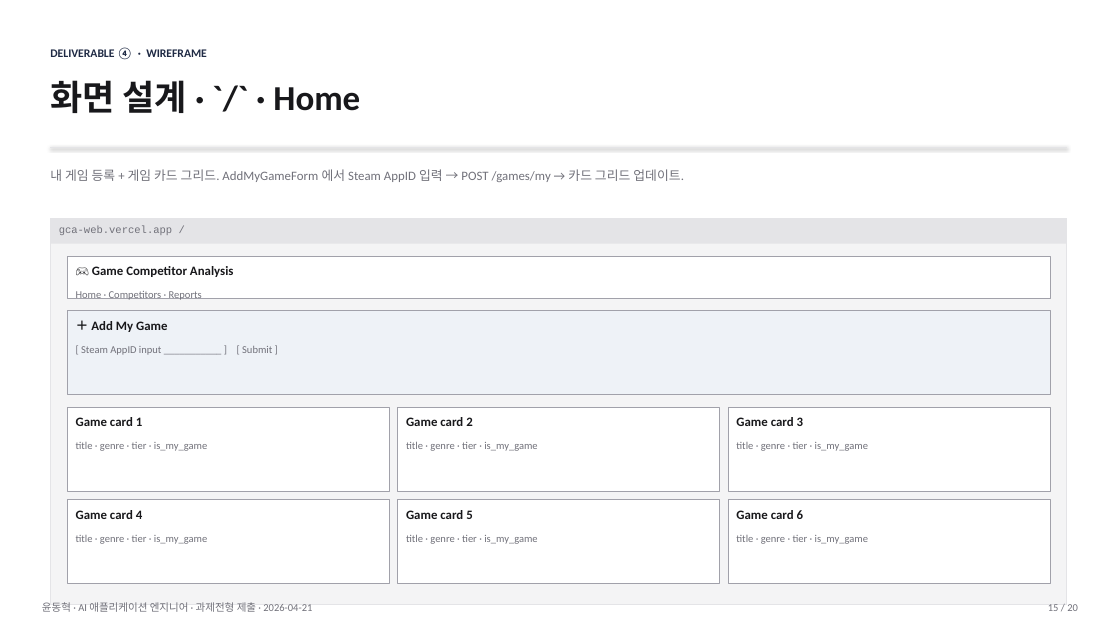
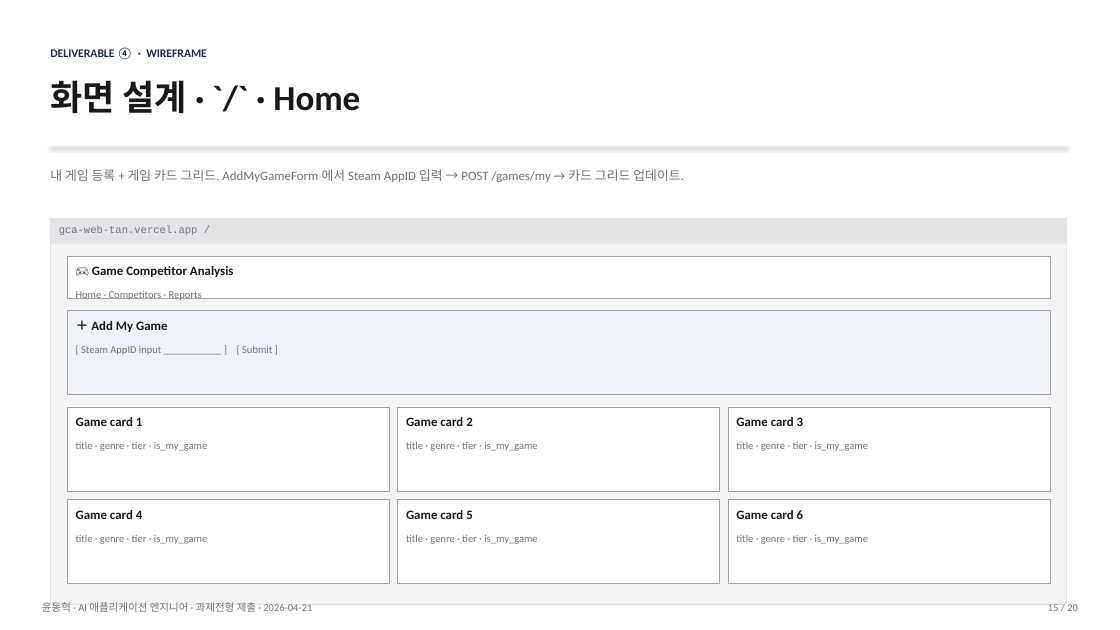
Before and after one commit to hyukyyy/game-competitor-analysis-poc, a slide deck: slide 15 of docs/submission/submission.pptx. Drawn at 1120x630 pixels with LibreOffice and Linux fonts; fonts in the diff are those of the drawing. Boxes give left, top, right and bottom in pixels: in the first picture for what was removed or moved away, otherwise in the second. Text is boxed around its words. In the diff, an @@ line names an element or a change of style, - is before the commit and + after.

```diff
--- a/docs/submission/submission.pptx
+++ b/docs/submission/submission.pptx
@@ text at <box>59,226,198,235</box>: text changed @@
-gca-web.vercel.app /
+gca-web-tan.vercel.app /
```
Also in this commit, not shown: 4 other slides changed, 11 other files.
